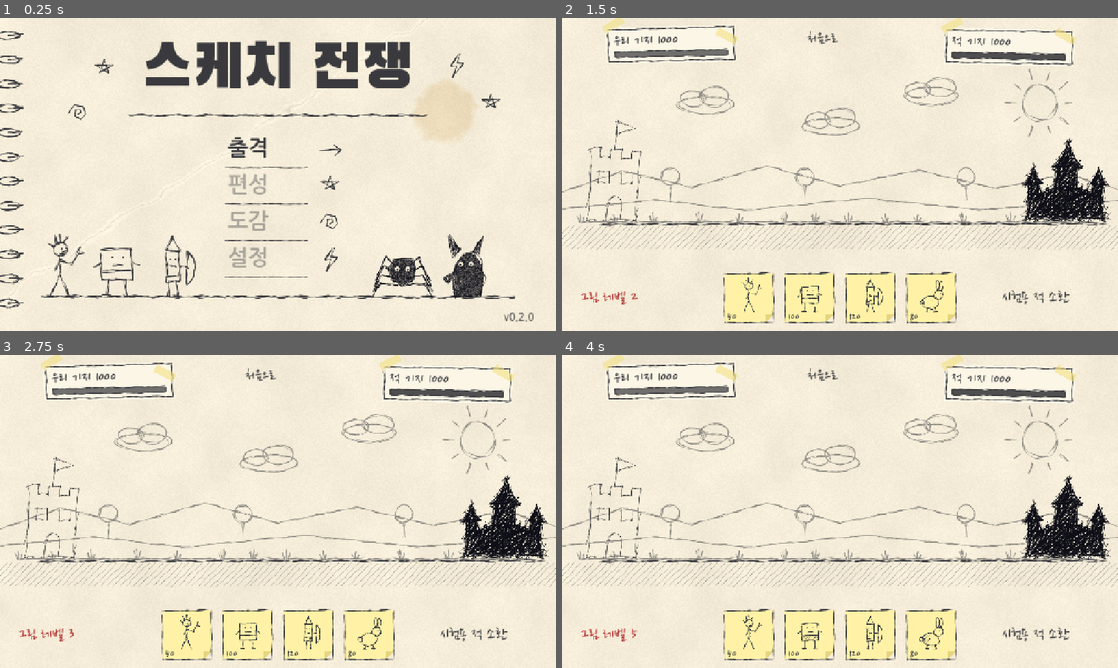
Above: before the commit, frames 1-4 (two rows, left to right).
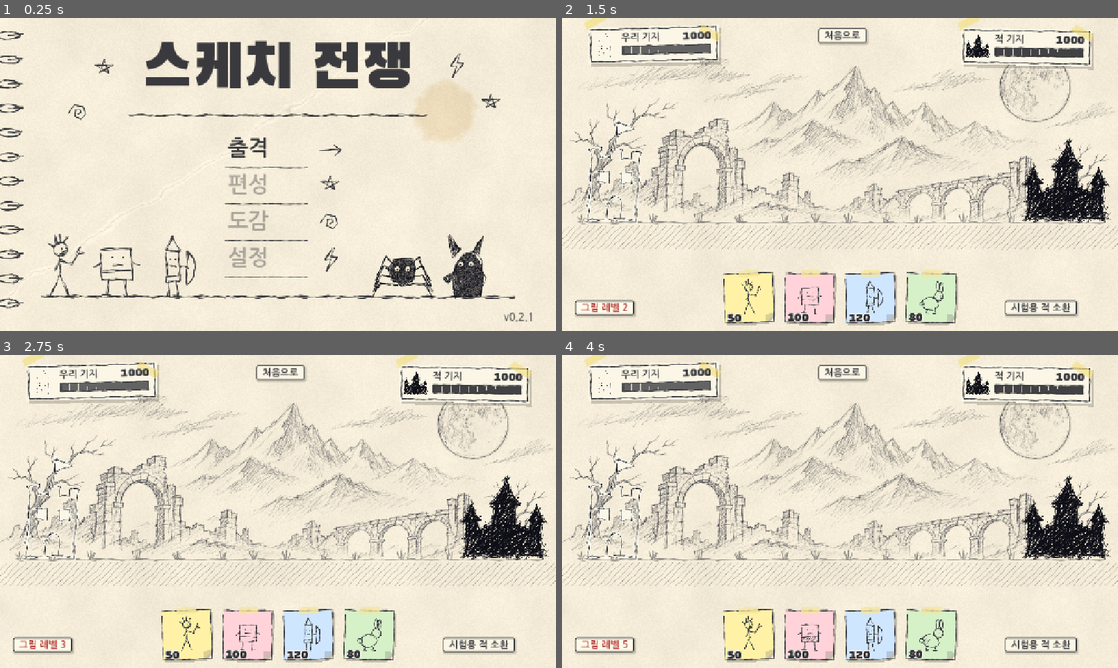
Above: after the commit, the same moments.

Repository: jaehyo-dev/sketch-war
Game: Godot game, scene res://scenes/main.tscn
The game is run twice, just before and just after one commit, with the same random seed, the same clock (stepped at 60 frames per second) and the same inputs.
Inputs:
- Up to frame 1 (0.25 s): no input
- Up to frame 2 (1.5 s): click "출격" at 0.5 s; click "그림 레벨 1" at 1.25 s
- Up to frame 3 (2.75 s): click "그림 레벨 2" at 2 s
- Up to frame 4 (4 s): click "그림 레벨 3" at 2.75 s; click "그림 레벨 4" at 3.5 s

The runs differ from the first frame. In frame 1, less than 0.1% of the frame differs, in the area x 95-96%, y 94-97%; in frame 2, 22%; in frame 3, 22%, in the area x 0-100%, y 0-99%; in frame 4, 22%.

Commit message:
v0.2.1: 타격 이펙트 강화, 연필 풍경 배경, 카드·HUD·버튼 다듬기
Co-Authored-By: Claude Sonnet 5.5 <noreply@anthropic.com>

Diff:
--- a/scripts/battle.gd
+++ b/scripts/battle.gd
@@ -1,22 +1,33 @@
 extends Control
 # 전투 화면: BattleLogic을 돌리고 그리기만 한다. 유닛은 미리 구운 낙서 프레임(DoodleArt)을 돌려 쓴다.
+# 타격 이펙트는 로직이 내주는 events를 읽어 그린다(폭발 낙서 + 파편 + 의성어 + 데미지 숫자 + 화면 흔들림).
 
 const LEFT_X := 160.0     # 전장 x=0이 화면 어디인지
 const RIGHT_X := 1120.0
 const GROUND_Y := 470.0
 const SCALE := (RIGHT_X - LEFT_X) / BattleLogic.FIELD_LEN
 const INK := Color("3a3a3e")
+const TITLE_FONT := preload("res://assets/fonts/BlackHanSans-Regular.ttf")
+const MENU_FONT := preload("res://assets/fonts/NanumGothic-Bold.ttf")
+const WORDS := ["퍽!", "쾅!", "탁!", "팍!"]
+const FX_LIFE := 0.42
 
 var logic := BattleLogic.new()
 var time := 0.0
 var cards: Array = []
 var enemy_test_idx := 0
 var art_level := 1        # 아군 그림 레벨(시험용 조작, 1~9). 레벨업 시스템은 v0.5.0
+var level_btn: Button
+var fx: Array = []        # 진행 중인 타격 이펙트
+var fx_count := 0
+var shake := 0.0          # 화면 흔들림 세기(점점 줄어듦)
+var base_shake := [0.0, 0.0]
 var tower_tex := load("res://assets/art/base_tower.png") as Texture2D
 var castle_tex := load("res://assets/art/base_castle.png") as Texture2D
+var bg_tex := load("res://assets/art/bg_battle.png") as Texture2D
 
 func _ready() -> void:
-	# 배경: 종이 질감 셰이더(방안지). 부모(_draw)보다 뒤에 그린다.
+	# 배경: 종이 질감 셰이더(큰 도화지). 부모(_draw)보다 뒤에 그린다.
 	var bg := ColorRect.new()
 	bg.set_anchors_preset(Control.PRESET_FULL_RECT)
 	bg.show_behind_parent = true
@@ -26,35 +37,54 @@
 	mat.set_shader_parameter("blemish", false)   # 큰 도화지: 줄·얼룩 없음
 	bg.material = mat
 	add_child(bg)
-	# 로드 때 모든 유닛 프레임을 미리 굽는다(이후 재계산 없음)
+	# 로드 때 모든 유닛 프레임과 이펙트를 미리 굽는다(이후 재계산 없음)
 	for k in DoodleArt.ALLY_KINDS + DoodleArt.ENEMY_KINDS:
 		DoodleArt.frames(k)
 	_bake_level(art_level)
-	# 하단 카드 4장
+	for i in 3:
+		DoodleArt.burst(i)
+	# 하단 카드 4장(살짝씩 다르게 기울임)
+	var tilt := [-1.5, 1.0, -0.8, 1.6]
 	for i in DoodleArt.ALLY_KINDS.size():
 		var k: String = DoodleArt.ALLY_KINDS[i]
 		var c := UnitCard.new()
 		c.kind = k
 		c.cost = BattleLogic.UNITS[k].cost
 		c.position = Vector2(370 + i * 140, 584)
+		c.rotation_degrees = tilt[i]
 		c.tapped.connect(func(kind): logic.summon_card(kind))
 		add_child(c)
 		cards.append(c)
-	_add_link("그림 레벨 1", Vector2(40, 620), _next_level)
-	_add_link("처음으로", Vector2(560, 24), func(): get_tree().change_scene_to_file("res://scenes/main.tscn"))
-	_add_link("시험용 적 소환", Vector2(1010, 620), _spawn_test_enemy)
-
-# 글씨만 있는 링크 버튼(버튼 모양 없음)
-func _add_link(text: String, pos: Vector2, cb: Callable) -> void:
+	level_btn = _add_tag("그림 레벨 1", Vector2(30, 650), _next_level)
+	_add_tag("처음으로", Vector2(590, 24), func(): get_tree().change_scene_to_file("res://scenes/main.tscn"))
+	_add_tag("시험용 적 소환", Vector2(1020, 650), _spawn_test_enemy)
+
+# 종이 쪽지 모양 작은 버튼(그림자 + 얇은 테두리)
+func _add_tag(text: String, pos: Vector2, cb: Callable) -> Button:
 	var b := Button.new()
 	b.text = text
-	b.flat = true
-	b.add_theme_font_size_override("font_size", 38)
+	b.add_theme_font_override("font", MENU_FONT)
+	b.add_theme_font_size_override("font_size", 22)
 	b.add_theme_color_override("font_color", INK)
 	b.add_theme_color_override("font_hover_color", Color("b03030"))
+	for st_name in ["normal", "hover", "pressed"]:
+		var sb := StyleBoxFlat.new()
+		sb.bg_color = Color("fbf6e6") if st_name != "hover" else Color("fffbea")
+		sb.set_border_width_all(2)
+		sb.border_color = INK
+		sb.set_corner_radius_all(3)
+		sb.shadow_color = Color(0, 0, 0, 0.2)
+		sb.shadow_size = 4
+		sb.shadow_offset = Vector2(2, 3)
+		sb.content_margin_left = 14
+		sb.content_margin_right = 14
+		sb.content_margin_top = 5
+		sb.content_margin_bottom = 5
+		b.add_theme_stylebox_override(st_name, sb)
 	b.position = pos
 	b.pressed.connect(cb)
 	add_child(b)
+	return b
 
 # 시험용: 아군 그림 레벨을 1→9로 올리며 돌아감. 바뀐 레벨의 자세를 미리 굽는다.
 func _next_level() -> void:
@@ -62,9 +92,7 @@
 	_bake_level(art_level)
 	for c in cards:
 		c.level = art_level
-	for ch in get_children():
-		if ch is Button and ch.text.begins_with("그림 레벨"):
-			ch.text = "그림 레벨 %d" % art_level
+	level_btn.text = "그림 레벨 %d" % art_level
 
 func _bake_level(lv: int) -> void:
 	for pose in DoodleArt.POSE_NAMES:
@@ -78,27 +106,55 @@
 func _process(delta: float) -> void:
 	time += delta
 	logic.tick(delta)
+	for ev in logic.events:
+		_add_fx(ev)
+	logic.events.clear()
+	for f in fx:
+		f.t += delta
+	fx = fx.filter(func(f): return f.t < FX_LIFE)
+	shake = maxf(0.0, shake - delta * 28.0)
+	base_shake[0] = maxf(0.0, base_shake[0] - delta * 20.0)
+	base_shake[1] = maxf(0.0, base_shake[1] - delta * 20.0)
 	for c in cards:
 		c.cd_ratio = logic.card_ratio(c.kind)
+		c.cd_left = logic.card_cd.get(c.kind, 0.0)
 		c.time = time
 		c.queue_redraw()
 	queue_redraw()
 
+# 타격 이벤트 → 이펙트 한 개(기지는 높은 곳, 유닛은 가슴 높이에서 터짐)
+func _add_fx(ev: Dictionary) -> void:
+	var y := GROUND_Y - (110.0 if ev.base else 78.0)
+	fx.append({
+		"pos": Vector2(LEFT_X + ev.x * SCALE, y), "t": 0.0, "variant": fx_count, "dmg": ev.dmg,
+		"word": WORDS[fx_count % WORDS.size()], "rot": (fx_count % 3 - 1) * 0.25, "sc": 0.5 + ev.dmg / 40.0, "dx": (fx_count % 2 * 2 - 1) * 34.0,
+	})
+	fx_count += 1
+	shake = minf(9.0, maxf(shake, 2.5 + ev.dmg * 0.45))
+	if ev.base:
+		base_shake[ev.team] = 6.0
+
 func _draw() -> void:
-	var font := get_theme_default_font()
-	# 배경 낙서(해·구름·언덕·나무·풀·땅 음영): 한 번 구운 그림. 땅 선은 흔들리는 한 줄
+	# 화면 흔들림: 전장만 흔들고 HUD·카드는 그대로
+	var sh := Vector2(sin(time * 97.0), cos(time * 83.0)) * shake
+	draw_set_transform(sh)
+	# 배경: AI 연필 풍경(안 움직임) + 코드로 그린 땅 선·풀·땅 음영
+	if bg_tex:
+		draw_texture(bg_tex, Vector2.ZERO)
 	draw_texture(DoodleArt.backdrop(GROUND_Y), Vector2.ZERO)
-	draw_texture(DoodleArt.wavy_line(1180, 2.6, 3.0), Vector2(80, GROUND_Y - 5))
-	# 기지(AI 이미지, 안 움직임)
-	_draw_base(tower_tex, LEFT_X - 40.0, 0.8)
-	_draw_base(castle_tex, RIGHT_X + 40.0, 0.65)
-	# 유닛: 아래쪽에 있는 것부터가 아니라 소환 순서대로, 떨림 프레임을 8fps로
+	# 기지(AI 이미지, 안 움직임). 맞으면 좌우로 부르르
+	_draw_base(tower_tex, LEFT_X - 40.0 + sin(time * 80.0) * base_shake[0], 0.8)
+	_draw_base(castle_tex, RIGHT_X + 40.0 + sin(time * 80.0) * base_shake[1], 0.65)
 	for u in logic.units:
 		_draw_unit(u)
-	_draw_hud(font)
+	for f in fx:
+		_draw_fx(f)
+	draw_set_transform(Vector2.ZERO)
+	_draw_hud()
 	if logic.winner != -1:
 		var msg := "승리!" if logic.winner == 0 else "패배..."
-		draw_string(font, Vector2(0, 280), msg, HORIZONTAL_ALIGNMENT_CENTER, 1280, 130, Color("b03030"))
+		draw_string_outline(TITLE_FONT, Vector2(0, 280), msg, HORIZONTAL_ALIGNMENT_CENTER, 1280, 130, 16, Color("fffaf0"))
+		draw_string(TITLE_FONT, Vector2(0, 280), msg, HORIZONTAL_ALIGNMENT_CENTER, 1280, 130, Color("b03030"))
 
 func _draw_base(tex: Texture2D, cx: float, s: float) -> void:
 	var sz := tex.get_size() * s
@@ -117,7 +173,9 @@
 func _draw_unit(u: Dictionary) -> void:
 	var fr: Array = DoodleArt.frames(u.kind, art_level if u.team == 0 else 1, _pose_of(u))
 	var tex: Texture2D = fr[DoodleArt.frame_at(time, u.id)]
-	var px: float = LEFT_X + u.x * SCALE
+	# 맞으면 공격자 반대쪽으로 확 밀렸다 돌아옴(그림은 그대로, 위치만)
+	var recoil: float = -BattleLogic.dir_of(u.team) * 14.0 * (u.hurt_t / BattleLogic.HURT)
+	var px: float = LEFT_X + u.x * SCALE + recoil
 	var rect := Rect2(px - 80.0, GROUND_Y - 150.0, 160, 160)
 	if u.team == 1:   # 적은 왼쪽을 보도록 뒤집기
 		rect = Rect2(px + 80.0, rect.position.y, -160, 160)
@@ -128,25 +186,54 @@
 		draw_line(Vector2(px - 24, GROUND_Y - 158), Vector2(px + 24, GROUND_Y - 158), Color(0.2, 0.2, 0.2, 0.25), 3)
 		draw_line(Vector2(px - 24, GROUND_Y - 158), Vector2(px - 24 + 48 * ratio, GROUND_Y - 158), INK, 3)
 
+# 타격 이펙트: 폭발 낙서(커지며 사라짐) + 사방으로 튀는 파편선 + 의성어 + 올라가는 데미지 숫자
+func _draw_fx(f: Dictionary) -> void:
+	var p := clampf(f.t / FX_LIFE, 0.0, 1.0)
+	var ease := 1.0 - pow(1.0 - p, 3.0)
+	var a := 1.0 - p * p
+	var s: float = f.sc * (0.4 + 0.6 * ease)
+	draw_set_transform(f.pos, f.rot, Vector2(s, s))
+	draw_texture_rect(DoodleArt.burst(f.variant), Rect2(-100, -100, 200, 200), false, Color(1, 1, 1, a * 0.9))
+	draw_set_transform(Vector2.ZERO)
+	for i in 7:   # 파편선
+		var ang: float = f.variant * 0.9 + i * TAU / 7.0
+		var d := Vector2(cos(ang), sin(ang))
+		draw_line(f.pos + d * (36.0 + 80.0 * ease) * f.sc, f.pos + d * (52.0 + 96.0 * ease) * f.sc, Color(0.12, 0.12, 0.15, a), 3.0)
+	var pop := 1.0 + 0.35 * maxf(0.0, 1.0 - p * 5.0)   # 처음에 확 커졌다 줄어듦
+	draw_set_transform(f.pos + Vector2(f.dx, -70 - 16 * ease), f.rot * 0.6, Vector2(pop, pop))
+	draw_string_outline(TITLE_FONT, Vector2(-100, 0), f.word, HORIZONTAL_ALIGNMENT_CENTER, 200, 56, 12, Color(1, 0.98, 0.92, a))
+	draw_string(TITLE_FONT, Vector2(-100, 0), f.word, HORIZONTAL_ALIGNMENT_CENTER, 200, 56, Color(0.1, 0.1, 0.13, a))
+	draw_set_transform(Vector2.ZERO)
+	draw_string_outline(MENU_FONT, f.pos + Vector2(f.dx + 40, -22 - 44 * p), "-%d" % f.dmg, HORIZONTAL_ALIGNMENT_LEFT, -1, 30, 8, Color(1, 0.98, 0.92, a))
+	draw_string(MENU_FONT, f.pos + Vector2(f.dx + 40, -22 - 44 * p), "-%d" % f.dmg, HORIZONTAL_ALIGNMENT_LEFT, -1, 30, Color(0.7, 0.14, 0.14, a))
+
 # 테이프 붙은 종이 조각 HUD: 내 기지(왼쪽 위), 적 기지(오른쪽 위)
-func _draw_hud(font: Font) -> void:
-	_hud_piece(font, Vector2(100, 22), -0.02, "우리 기지", 0, INK)
-	_hud_piece(font, Vector2(880, 22), 0.02, "적 기지", 1, Color("0e0e16"))
-
-func _hud_piece(font: Font, pos: Vector2, rot: float, label: String, team: int, bar_col: Color) -> void:
+func _draw_hud() -> void:
+	_hud_piece(Vector2(60, 22), -0.02, "우리 기지", 0, tower_tex, INK)
+	_hud_piece(Vector2(920, 22), 0.02, "적 기지", 1, castle_tex, Color("0e0e16"))
+
+func _hud_piece(pos: Vector2, rot: float, label: String, team: int, icon: Texture2D, bar_col: Color) -> void:
+	draw_set_transform(pos + Vector2(5, 7), rot)
+	draw_rect(Rect2(0, 0, 300, 84), Color(0, 0, 0, 0.18))     # 그림자
 	draw_set_transform(pos, rot)
 	draw_rect(Rect2(0, 0, 300, 84), Color("fbf6e6"))
 	draw_texture_rect(DoodleArt.rect_outline(Vector2i(300, 84)), Rect2(0, 0, 300, 84), false)
 	# 테이프(반투명 노란 조각, 양 위 모서리)
-	draw_set_transform(pos + Vector2(-8, -2), rot - 0.5)
-	draw_rect(Rect2(0, 0, 50, 18), Color(0.95, 0.88, 0.5, 0.6))
-	draw_set_transform(pos + Vector2(262, 0), rot + 0.5)
-	draw_rect(Rect2(0, 0, 50, 18), Color(0.95, 0.88, 0.5, 0.6))
+	draw_set_transform(pos + Vector2(-10, -10), rot - 0.5)
+	draw_rect(Rect2(0, 0, 50, 18), Color(0.95, 0.88, 0.5, 0.65))
+	draw_set_transform(pos + Vector2(262, -8), rot + 0.5)
+	draw_rect(Rect2(0, 0, 50, 18), Color(0.95, 0.88, 0.5, 0.65))
 	draw_set_transform(pos, rot)
+	# 기지 그림 아이콘
+	var isz := icon.get_size() * (56.0 / icon.get_size().y)
+	draw_texture_rect(icon, Rect2(16 + (44 - isz.x) / 2.0, 14, isz.x, 56), false)
 	var hp: int = maxi(0, logic.base_hp[team])
-	draw_string(font, Vector2(18, 44), "%s %d" % [label, hp], HORIZONTAL_ALIGNMENT_LEFT, -1, 38, INK)
-	# 체력 막대: 손으로 그린 틀 + 채움
+	draw_string(MENU_FONT, Vector2(76, 32), label, HORIZONTAL_ALIGNMENT_LEFT, -1, 22, INK)
+	draw_string(TITLE_FONT, Vector2(76, 32), str(hp), HORIZONTAL_ALIGNMENT_RIGHT, 208, 28, INK)
+	# 체력 막대: 채움 + 10% 눈금 + 손으로 그린 틀
 	var ratio := clampf(float(hp) / BattleLogic.BASE_HP, 0.0, 1.0)
-	draw_rect(Rect2(18, 57, 264 * ratio, 12), Color(bar_col, 0.72))
-	draw_texture_rect(DoodleArt.rect_outline(Vector2i(268, 22)), Rect2(16, 52, 268, 22), false)
-	draw_set_transform(Vector2.ZERO, 0.0)
+	draw_rect(Rect2(78, 45, 204 * ratio, 18), Color(bar_col, 0.78))
+	for i in range(1, 10):
+		draw_line(Vector2(78 + 20.4 * i, 45), Vector2(78 + 20.4 * i, 63), Color("fbf6e6", 0.7), 1.5)
+	draw_texture_rect(DoodleArt.rect_outline(Vector2i(212, 28)), Rect2(74, 40, 212, 28), false)
+	draw_set_transform(Vector2.ZERO)
--- a/scripts/battle_logic.gd
+++ b/scripts/battle_logic.gd
@@ -18,6 +18,7 @@
 }
 
 var units: Array = []                       # 각 유닛: {id, kind, team, x, hp, cd, state, t, hurt_t}
+var events: Array = []                      # 이번 틱에 일어난 타격 {x, team(맞은 쪽), dmg, base}. 화면이 읽고 비운다
 var card_cd := {}                           # 종류 → 카드 남은 대기 시간(초)
 var _next_id := 0
 var base_hp: Array = [BASE_HP, BASE_HP]     # 인덱스 = 팀
@@ -90,8 +91,10 @@
 					if tg != null:
 						tg.hp -= st.atk
 						tg.hurt_t = HURT
+						events.append({"x": tg.x, "team": enemy_team, "dmg": st.atk, "base": false, "id": tg.id})
 					elif absf(enemy_base_x - u.x) <= st.range:
 						base_hp[enemy_team] -= st.atk
+						events.append({"x": enemy_base_x, "team": enemy_team, "dmg": st.atk, "base": true, "id": -1})
 					u.state = "strike"
 					u.t = STRIKE
 			"strike":
--- a/scripts/card.gd
+++ b/scripts/card.gd
@@ -1,40 +1,55 @@
 class_name UnitCard
 extends Control
-# 하단 메모지 카드: 접힌 모서리, 낙서 아이콘(같은 렌더러), 비용, 시계 방향 쿨타임 오버레이.
+# 하단 메모지 카드: 종류별 색, 그림자, 테이프, 접힌 모서리, 낙서 아이콘(같은 렌더러), 비용, 시계 방향 쿨타임 오버레이.
 # 쿨타임 오버레이는 그림에 넣지 않고 여기서 따로 그린다.
 
 signal tapped(kind: String)
 
+const COST_FONT := preload("res://assets/fonts/BlackHanSans-Regular.ttf")
+const COLORS := {"stickman": Color("fff2a6"), "eraser": Color("ffd3d9"), "archer": Color("cfe6ff"), "rabbit": Color("d6f0c8")}
+
 var kind := ""
 var cost := 0
 var cd_ratio := 0.0      # 0 = 사용 가능, 1 = 방금 사용(오버레이가 가득)
+var cd_left := 0.0       # 남은 초(오버레이 위 숫자)
 var time := 0.0
 var level := 1           # 아이콘 그림 레벨
 
 func _ready() -> void:
 	custom_minimum_size = Vector2(120, 120)
 	size = Vector2(120, 120)
+	pivot_offset = Vector2(60, 60)
 	mouse_filter = Control.MOUSE_FILTER_STOP
 
 func _gui_input(e: InputEvent) -> void:
 	if e is InputEventMouseButton and e.pressed and e.button_index == MOUSE_BUTTON_LEFT:
 		tapped.emit(kind)
+		# 눌림 반응: 살짝 작아졌다 돌아옴
+		scale = Vector2(0.92, 0.92)
+		create_tween().tween_property(self, "scale", Vector2.ONE, 0.15)
 
 func _draw() -> void:
 	draw_set_transform(Vector2.ZERO, 0.0, Vector2(0.8, 0.8))   # 150칸 기준으로 그리고 0.8배로 줄임
 	var fold := 28.0
-	# 메모지 몸통(오른쪽 아래 모서리를 접어 자름)
+	var paper: Color = COLORS.get(kind, Color("fff2a6"))
 	var body := PackedVector2Array([Vector2(4, 4), Vector2(146, 4), Vector2(146, 150 - fold), Vector2(150 - fold, 146), Vector2(4, 146)])
-	draw_colored_polygon(body, Color("fff2a6"))
-	draw_colored_polygon(PackedVector2Array([Vector2(146, 150 - fold), Vector2(150 - fold, 146), Vector2(150 - fold, 150 - fold)]), Color("e6d57f"))
+	# 그림자 → 몸통 → 접힌 모서리
+	var shadow := PackedVector2Array()
+	for p in body:
+		shadow.append(p + Vector2(5, 7))
+	draw_colored_polygon(shadow, Color(0, 0, 0, 0.2))
+	draw_colored_polygon(body, paper)
+	draw_colored_polygon(PackedVector2Array([Vector2(146, 150 - fold), Vector2(150 - fold, 146), Vector2(150 - fold, 150 - fold)]), paper.darkened(0.14))
 	draw_texture_rect(DoodleArt.rect_outline(Vector2i(150, 150)), Rect2(0, 0, 150, 150), false)
+	# 위쪽 테이프
+	draw_colored_polygon(PackedVector2Array([Vector2(50, -4), Vector2(104, -6), Vector2(102, 14), Vector2(48, 16)]), Color(0.96, 0.9, 0.62, 0.75))
 	# 아이콘: 유닛 낙서 한 장(떨림 프레임 그대로 8fps)
 	var frames := DoodleArt.frames(kind, level)
-	draw_texture_rect(frames[DoodleArt.frame_at(time)], Rect2(15, 4, 120, 120), false)
-	# 비용
-	var font := get_theme_default_font()
-	draw_string(font, Vector2(14, 142), str(cost), HORIZONTAL_ALIGNMENT_LEFT, -1, 34, Color("3a3a3e"))
-	# 쿨타임: 12시 방향에서 시계 방향으로 줄어드는 반투명 부채꼴(카드 사각형 안으로 잘라 그림)
+	draw_texture_rect(frames[DoodleArt.frame_at(time)], Rect2(15, 8, 120, 120), false)
+	# 비용: 굵은 고딕 + 흰 테두리
+	draw_string_outline(COST_FONT, Vector2(12, 142), str(cost), HORIZONTAL_ALIGNMENT_LEFT, -1, 34, 8, Color("fffaf0"))
+	draw_string(COST_FONT, Vector2(12, 142), str(cost), HORIZONTAL_ALIGNMENT_LEFT, -1, 34, Color("2e2e34"))
+	# 쿨타임: 12시 방향에서 시계 방향으로 걷혀 가는 반투명 부채꼴(카드 사각형 안으로 잘라 그림) + 남은 초
 	if cd_ratio > 0.0:
 		var c := Vector2(75, 75)
 		var pts := PackedVector2Array([c])
@@ -42,7 +57,8 @@
 		for i in steps + 1:
 			var ang := -PI / 2.0 + TAU * (1.0 - cd_ratio) + TAU * cd_ratio * i / steps
 			pts.append(c + _to_edge(Vector2(cos(ang), sin(ang))))
-		draw_colored_polygon(pts, Color(0.2, 0.2, 0.22, 0.42))
+		draw_colored_polygon(pts, Color(0.2, 0.2, 0.24, 0.5))
+		draw_string(COST_FONT, Vector2(0, 92), str(ceili(cd_left)), HORIZONTAL_ALIGNMENT_CENTER, 150, 64, Color(1, 1, 1, 0.92))
 
 # 중심에서 방향 d로 쏜 광선이 카드 안쪽 사각형(4..146)과 만나는 지점
 func _to_edge(d: Vector2) -> Vector2:
--- a/scripts/doodle_art.gd
+++ b/scripts/doodle_art.gd
@@ -233,7 +233,7 @@
 			shp = [P([V(36, 4), V(18, 30), V(32, 30), V(22, 56), V(46, 24), V(32, 24), V(40, 4)])]
 	return _deco("mini" + kind, shp, Vector2i(60, 60), _pencil(1.4, 2.6))
 
-# 전투 배경: 큰 도화지 위 연필 풍경(해, 구름, 먼 언덕, 나무, 풀, 땅 음영). 레벨과 무관한 기본 품질.
+# 전투 배경 앞쪽: 땅 선, 풀 뭉치, 땅 음영(코드). 뒤쪽 풍경은 AI 스케치 이미지. 레벨과 무관한 기본 품질.
 # 연하게 그려 유닛이 앞에 도드라지게 한다. 풀 위치는 시드 고정.
 static func backdrop(ground_y: float) -> ImageTexture:
 	var key := "backdrop%d" % int(ground_y)
@@ -241,21 +241,7 @@
 		return _cache[key]
 	var g := ground_y
 	var shp := []
-	# 해(짧은 햇살)와 구름 둘
-	var sun := V(1100, 195)
-	shp.append(C(sun, 40))
-	for i in 10:
-		var a := TAU * i / 10.0
-		shp.append(L(sun + Vector2(cos(a), sin(a)) * 56.0, sun + Vector2(cos(a), sin(a)) * (72.0 + (i % 2) * 8.0)))
-	for c in [V(330, 200), V(620, 250), V(850, 180)]:
-		shp.append(E(c, 62, 20)); shp.append(E(c + V(-30, -14), 28, 18)); shp.append(E(c + V(20, -20), 34, 22))
-	# 먼 언덕 두 겹
-	shp.append(P([V(0, g - 70), V(140, g - 118), V(300, g - 80), V(470, g - 130), V(640, g - 84), V(820, g - 120), V(1000, g - 78), V(1160, g - 112), V(1280, g - 76)]))
-	shp.append(P([V(0, g - 30), V(220, g - 52), V(420, g - 28), V(700, g - 56), V(960, g - 30), V(1280, g - 50)]))
-	# 먼 나무 셋
-	for x in [250.0, 560.0, 930.0]:
-		var b := g - 52.0
-		shp.append(L(V(x, b), V(x, b - 34))); shp.append(C(V(x, b - 52), 20))
+	# 하늘·산·폐허는 AI 풍경 스케치(assets/art/bg_battle.png)가 맡고, 여기선 땅·풀만 코드로 그린다
 	# 땅 선 위 풀 뭉치(위치 고정)
 	var rng := RandomNumberGenerator.new()
 	rng.seed = 1234
@@ -270,3 +256,26 @@
 	var st := {"wobble": 2.2, "passes": 2, "width": 2.4, "hatch": 15.0, "color": Color(0.23, 0.23, 0.25, 0.55)}
 	_cache[key] = Doodle.to_texture(Doodle.bake(shp, Vector2i(1280, 720), 99, st, 0))
 	return _cache[key]
+
+# 타격 이펙트: 삐죽한 별 모양 폭발 낙서(200x200, 중심 100,100). 변형 3종, 시드 고정. 그릴 때 크기·투명도만 바꾼다.
+static func burst(variant: int) -> ImageTexture:
+	var key := "burst%d" % (variant % 3)
+	if _cache.has(key):
+		return _cache[key]
+	var rng := RandomNumberGenerator.new()
+	rng.seed = 500 + variant % 3
+	var c := V(100, 100)
+	var star := []
+	var n := 12
+	for i in n * 2:
+		var a := TAU * i / (n * 2) + rng.randf_range(-0.08, 0.08)
+		var r := (rng.randf_range(72.0, 92.0) if i % 2 == 0 else rng.randf_range(30.0, 42.0))
+		star.append(c + Vector2(cos(a), sin(a)) * r)
+	var shp := [Z(star)]
+	for i in 6:   # 안쪽 방사선
+		var a := TAU * i / 6.0 + rng.randf() * 0.5
+		shp.append(L(c + Vector2(cos(a), sin(a)) * 12.0, c + Vector2(cos(a), sin(a)) * rng.randf_range(34.0, 52.0)))
+	shp.append(C(c, 10))
+	var st := {"wobble": 3.0, "passes": 2, "width": 3.8, "hatch": 0.0, "color": Color("1c1c22")}
+	_cache[key] = Doodle.to_texture(Doodle.bake(shp, Vector2i(200, 200), 700 + variant % 3, st, 0))
+	return _cache[key]
--- a/scripts/version.gd
+++ b/scripts/version.gd
@@ -1,3 +1,3 @@
 class_name Version
 # 버전 번호는 여기 한 곳에만 둔다. 화면과 테스트는 이 값을 읽는다.
-const VERSION := "0.2.0"
+const VERSION := "0.2.1"
--- a/tests/run_tests.gd
+++ b/tests/run_tests.gd
@@ -87,6 +87,10 @@
 	w.tick(0.1)
 	check(w.units[1].hp == hp0 - BattleLogic.UNITS.stickman.atk and w.units[1].hurt_t > 0.0, "준비 끝나는 틱에 타격·피격 표시")
 	check(w.units[0].state == "strike", "타격 자세")
+	# 양쪽이 동시에 때리므로 이벤트 2건: 적이 맞은 것(팀 1)은 x=520, 스틱맨 데미지
+	var hit = w.events.filter(func(ev): return ev.team == 1)
+	check(w.events.size() == 2 and hit.size() == 1 and hit[0].x == 520.0 and hit[0].dmg == BattleLogic.UNITS.stickman.atk and not hit[0].base, "타격 이벤트(맞은 위치·데미지)")
+	check(e.events.size() == 1 and e.events[0].base and e.events[0].team == 1, "기지 타격 이벤트")
 	w.tick(BattleLogic.STRIKE + 0.01)
 	check(w.units[0].state == "walk", "타격 후 복귀")
 
@@ -132,6 +136,9 @@
 	# 7렙부터 음영 빗금이 생겨 잉크가 늘어남
 	var hi := Doodle.bake(shp, DoodleArt.SIZE, 7, Doodle.style_for_level(9), 0)
 	check(_ink(hi) > _ink(f0), "고레벨 음영 빗금 추가")
+	# 타격 이펙트 폭발 낙서 3종이 그려지고 서로 다름
+	var b0 := DoodleArt.burst(0).get_image()
+	check(_ink(b0) > 800 and _diff(b0, DoodleArt.burst(1).get_image()) > 300, "타격 폭발 낙서 (잉크 %d)" % _ink(b0))
 	# 스틱맨 자세 5종: 모두 그려지고, 서로 다르며, 발은 땅(y≈148) 근처에 있음
 	var poses := {}
 	for pn in DoodleArt.POSE_NAMES:
Binary file changed: assets/art/base_tower.png
Binary file added: assets/art/bg_battle.png
Not shown, added: assets/art/bg_battle.png.import
Not shown, changed: ASSET_PROMPTS.md
Not shown, changed: CHANGELOG.md
Not shown, changed: CLAUDE.md
Not shown, changed: CREDITS.md
Not shown, changed: PROGRESS.md
